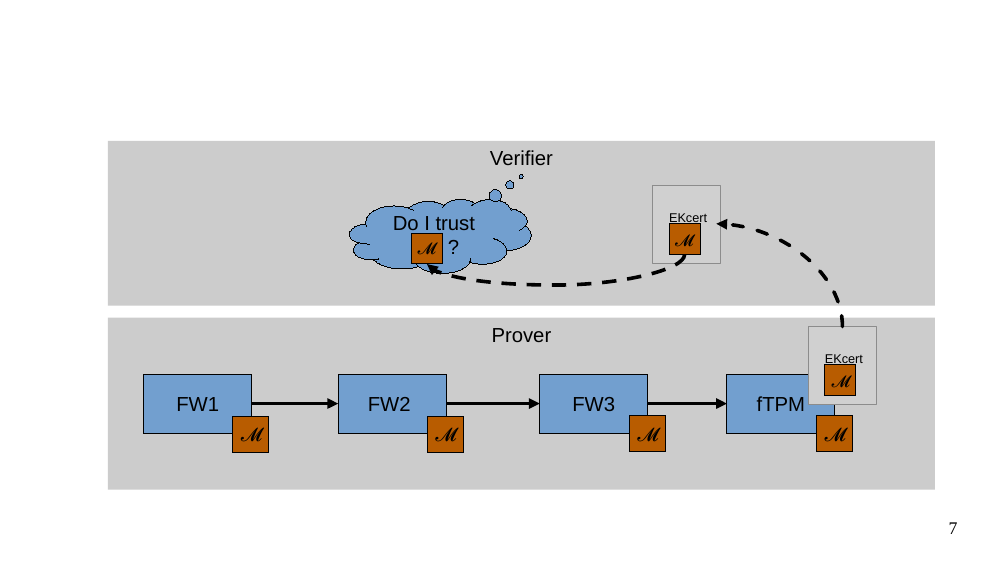
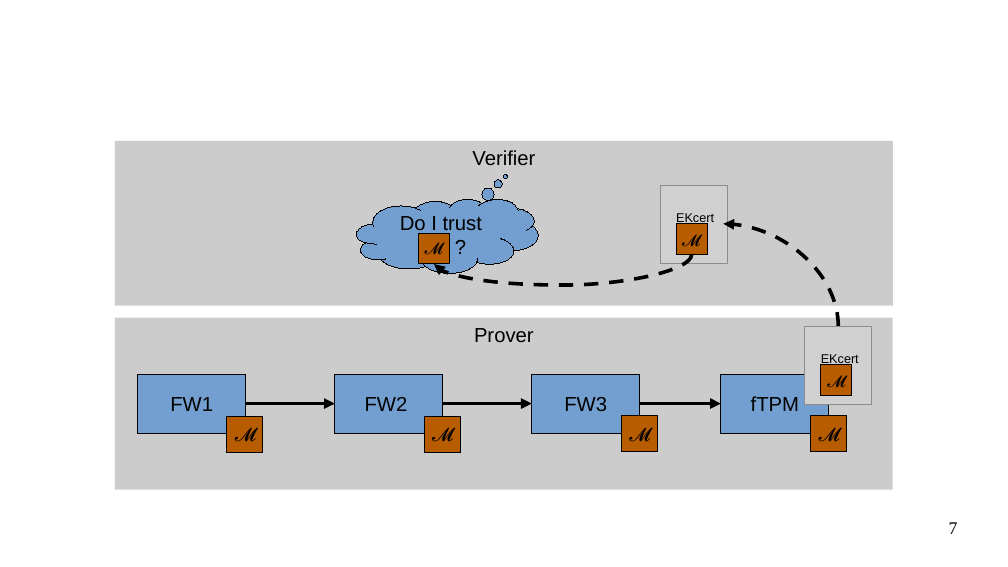
Before and after one commit to akorb/master-thesis, a slide deck: slide 7 of presentation.odp. Drawn at 1008x567 pixels with LibreOffice and Linux fonts; fonts in the diff are those of the drawing; grey boxes stand for pictures. Boxes give left, top, right and bottom in pixels: in the first picture for what was removed or moved away, otherwise in the second. Text is boxed around its words. In the diff, an @@ line names an element or a change of style, - is before the commit and + after.

```diff
--- a/presentation.odp
+++ b/presentation.odp
@@ rectangle "Verifier": place and size @@
-rectangle "Verifier" at [108,141,935,306]
+rectangle "Verifier" at [115,141,894,306]
@@ thought cloud "Do I trust": place and size @@
-thought cloud "Do I trust" at [349,199,531,273]
+thought cloud "Do I trust" at [357,199,539,273]
@@ thought cloud "Do I trust" at [357,199,539,273]: proportions changed @@
@@ text "EKcert": place and size @@
-text "EKcert" at [669,213,707,225]
+text "EKcert" at [676,213,714,225]
@@ text "𝓜": place and size @@
-text "𝓜" at [832,375,851,388]
+text "𝓜" at [425,242,444,255]
@@ text "𝓜": place and size @@
-text "𝓜" at [825,427,846,442]
+text "𝓜" at [682,234,701,247]
@@ text "𝓜" at [682,234,701,247]: size 15 to 13 pt @@
@@ curved arrow moved from (842, 327) - (716, 224) to (839, 327) - (724, 224) @@
@@ 2 rectangles, 1 picture, 1 curved arrow: place and size @@
-2 rectangles, 1 picture, 1 curved arrow at [412,186,721,285]
+2 rectangles, 1 picture, 1 curved arrow at [419,186,728,285]
@@ rectangle "Prover": place and size @@
-rectangle "Prover" at [108,317,935,489]
+rectangle "Prover" at [115,317,894,489]
@@ text "𝓜": place and size @@
-text "𝓜" at [418,242,437,255]
+text "𝓜" at [827,375,846,388]
@@ 6 rectangles, 2 texts, 1 picture, 1 elbow arrow: place and size @@
-6 rectangles, 2 texts, 1 picture, 1 elbow arrow at [144,327,877,453]
+6 rectangles, 2 texts, 1 picture, 1 elbow arrow at [138,327,873,453]
@@ elbow arrow moved from (446, 403) - (540, 403) to (443, 403) - (532, 403) @@
@@ 2 rectangles, 1 text, 1 elbow arrow: place and size @@
-2 rectangles, 1 text, 1 elbow arrow at [540,374,727,452]
+2 rectangles, 1 text, 1 elbow arrow at [532,374,721,452]
@@ text "𝓜": place and size @@
-text "𝓜" at [675,234,694,247]
+text "𝓜" at [819,427,840,442]
@@ text "𝓜" at [819,427,840,442]: size 13 to 15 pt @@
```
Also in this commit, not shown: 2 other files.
